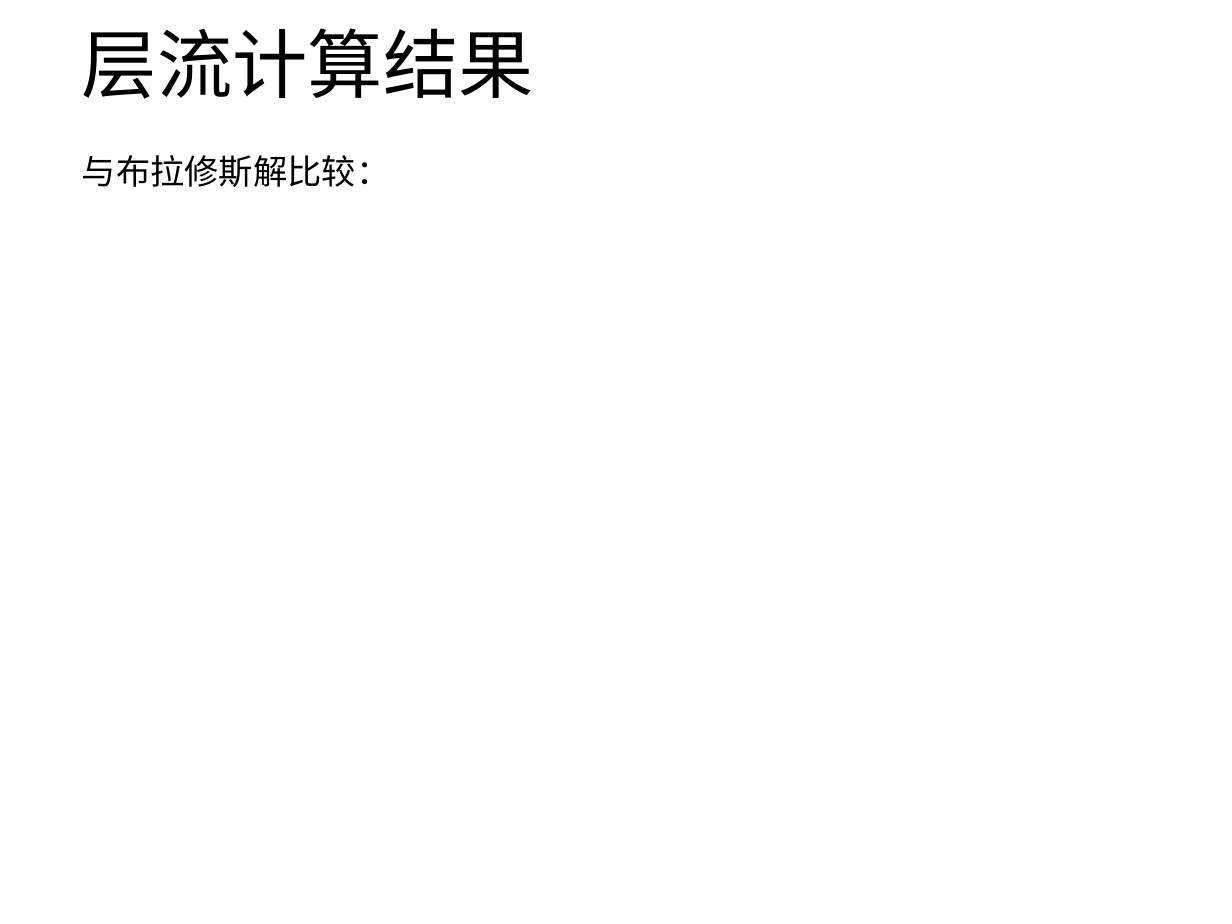
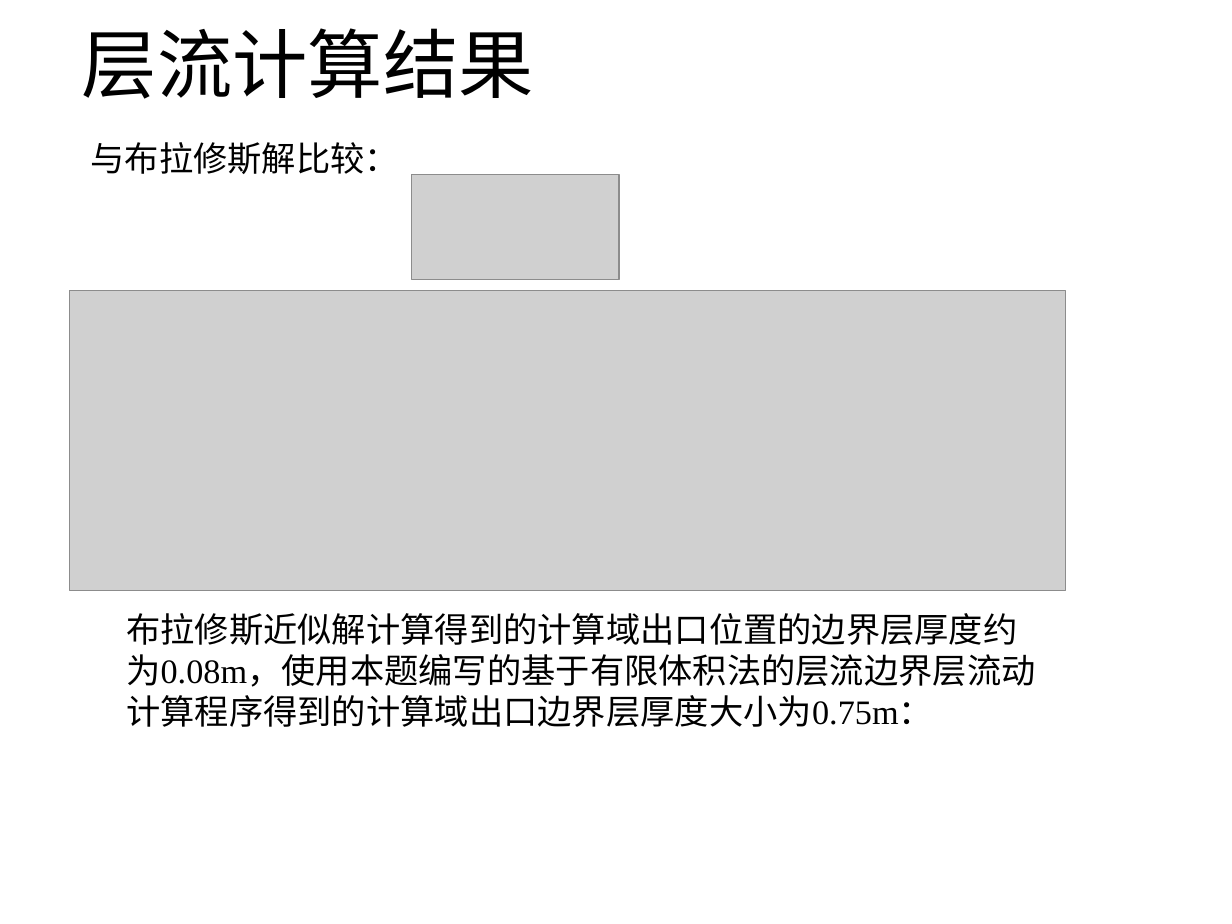
Before and after one commit to hohiroki/homework, a slide deck: slide 13 of NO1/NO1.pptx (slide 10 before the commit). Drawn at 1232x924 pixels with LibreOffice and Linux fonts; fonts in the diff are those of the drawing; grey boxes stand for pictures. Boxes give left, top, right and bottom in pixels: in the first picture for what was removed or moved away, otherwise in the second. Text is boxed around its words. In the diff, an @@ line names an element or a change of style, - is before the commit and + after.

```diff
--- a/NO1/NO1.pptx
+++ b/NO1/NO1.pptx
@@ text "与布拉修斯解比较：": place and size @@
-text "与布拉修斯解比较：" at (82,155,390,187)
+text "与布拉修斯解比较：" at (91,142,399,174)
@@ picture added at (411,175,618,280) @@
@@ picture added at (69,291,1064,590) @@
@@ text added at (126,613,1035,727), 20 pt, text #000000 @@
+布拉修斯近似解计算得到的计算域出口位置的边界层厚度约为0.08m，使用本题编写的基于有限体积法的层流边界层流动计算程序得到的计算域出口边界层厚度大小为0.75m：
```
Also in this commit, not shown: 7 other slides changed, 3 slides added, 3 other files.
